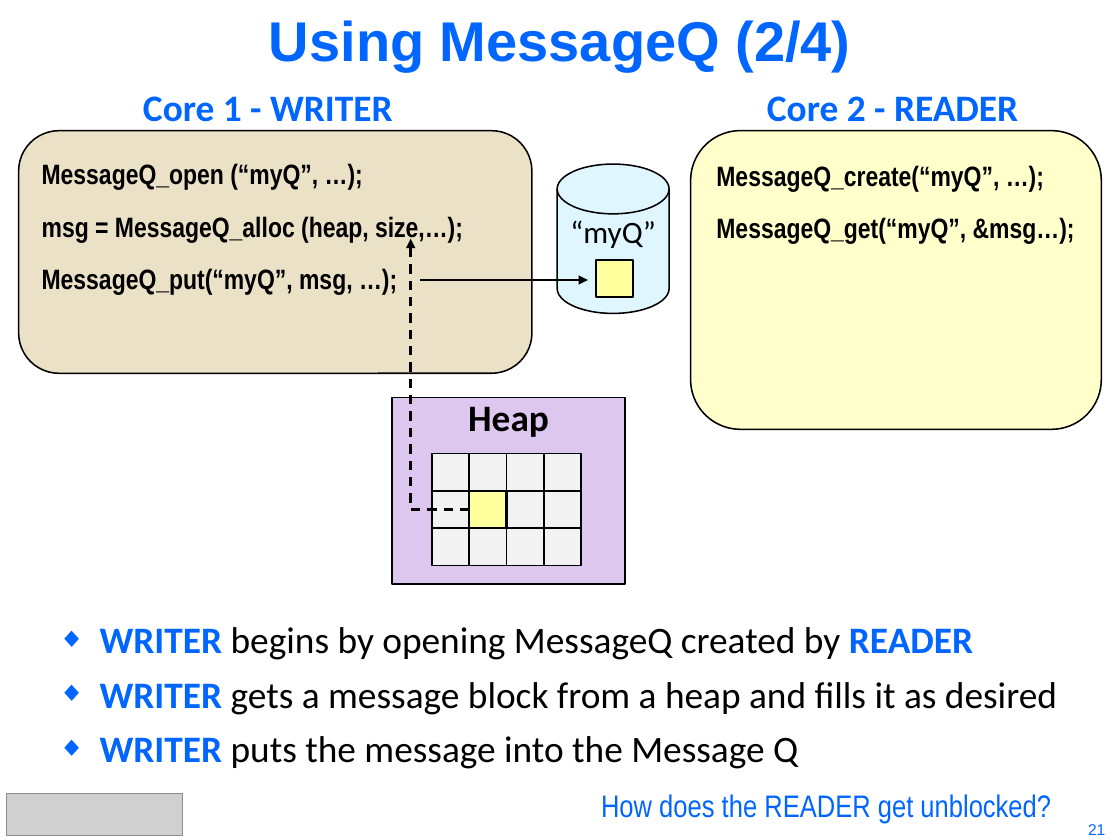
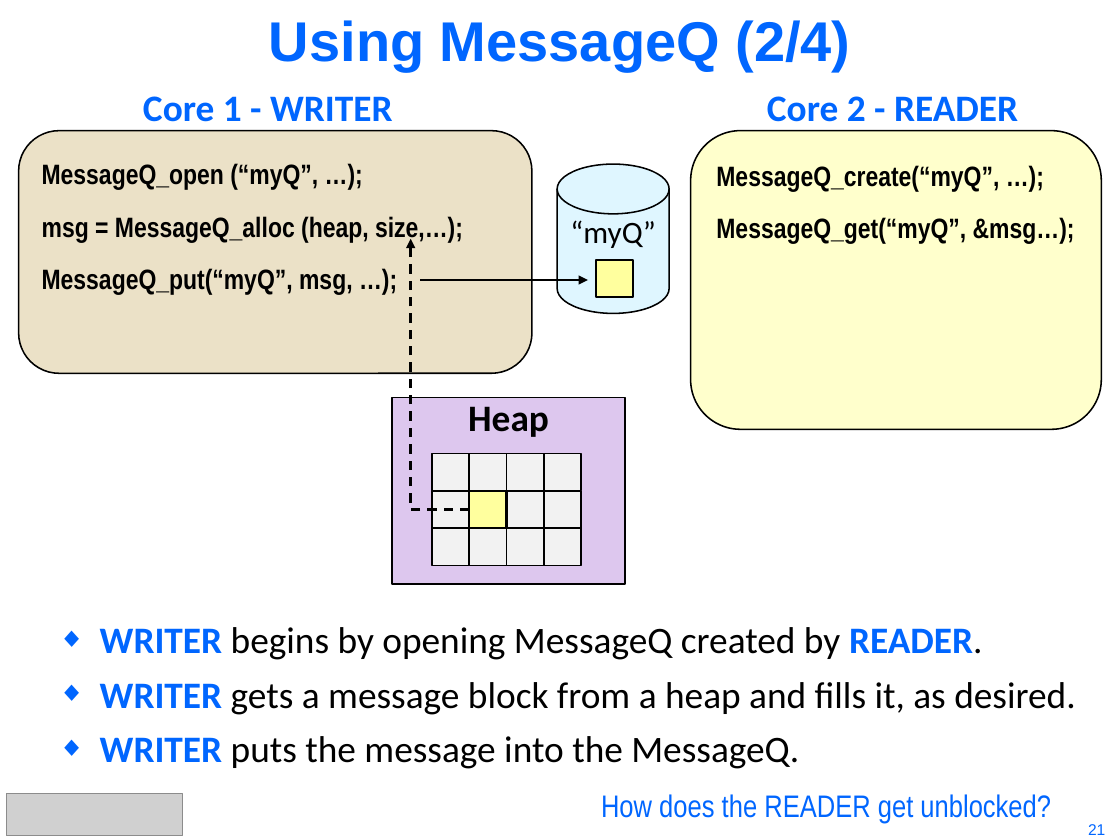
Before and after one commit to hari1989/keystone-workshop, a slide deck: slide 21 of preliminary/KeyStone Intro to IPC.pptx. Drawn at 1120x840 pixels with LibreOffice and Linux fonts; fonts in the diff are those of the drawing; grey boxes stand for pictures. Boxes give left, top, right and bottom in pixels: in the first picture for what was removed or moved away, otherwise in the second. Text is boxed around its words. In the diff, an @@ line names an element or a change of style, - is before the commit and + after.

```diff
--- a/preliminary/KeyStone Intro to IPC.pptx
+++ b/preliminary/KeyStone Intro to IPC.pptx
@@ text at (100,627,1075,769): text changed @@
-◆ WRITER begins by opening MessageQ created by READER
-◆ WRITER gets a message block from a heap and fills it as desired
-◆ WRITER puts the message into the Message Q
+◆ WRITER begins by opening MessageQ created by READER.
+◆ WRITER gets a message block from a heap and fills it, as desired.
+◆ WRITER puts the message into the MessageQ.
```
Also in this commit, not shown: 22 other slides changed.
